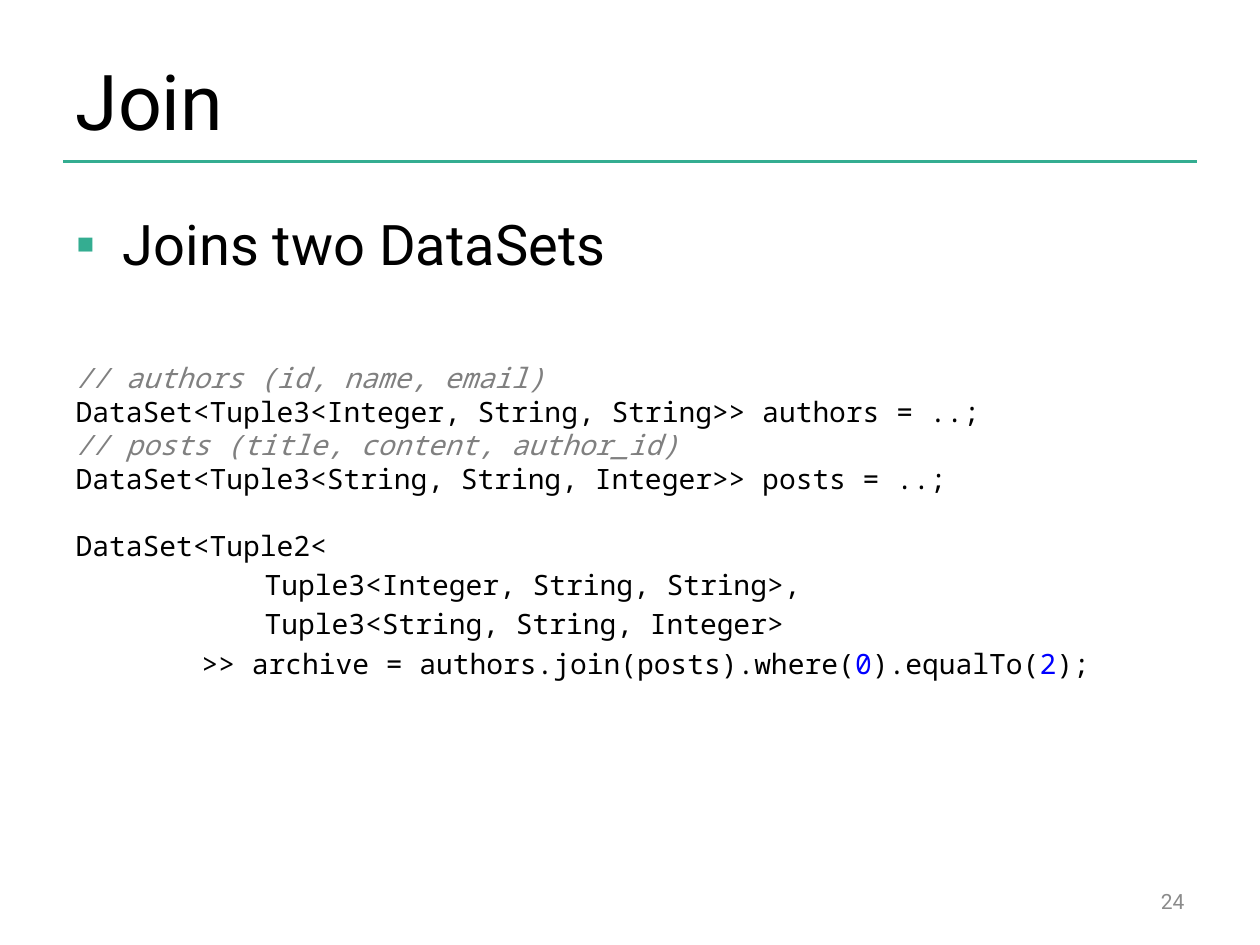
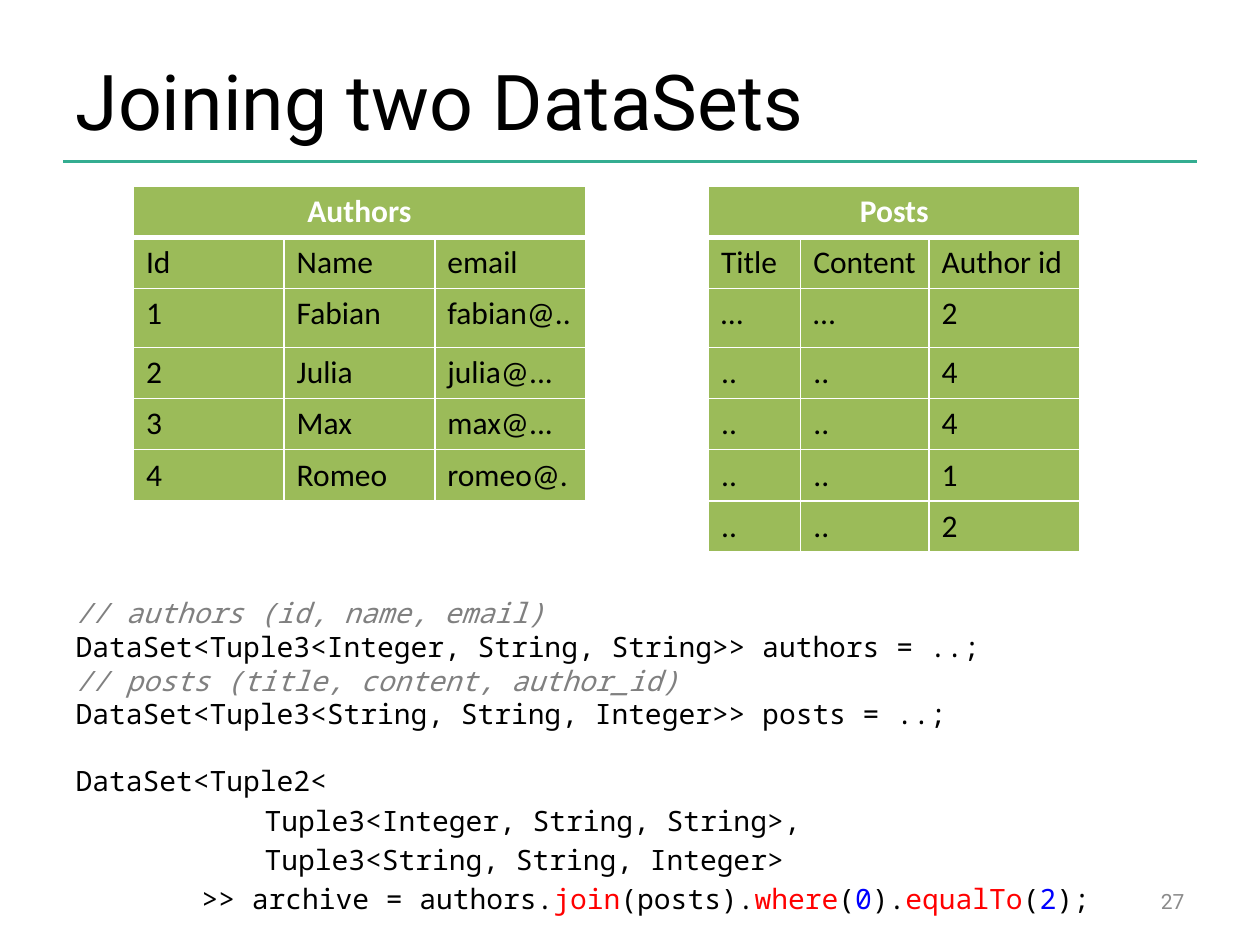
Before and after one commit to dataArtisans/flink-training-web, a slide deck: slide 27 of slides/flink_batch_basics.pptx (slide 24 before the commit). Drawn at 1260x945 pixels with LibreOffice and Linux fonts; fonts in the diff are those of the drawing; background and template pictures are left out. Boxes give left, top, right and bottom in pixels: in the first picture for what was removed or moved away, otherwise in the second. Text is boxed around its words. In the diff, an @@ line names an element or a change of style, - is before the commit and + after.

```diff
--- a/slides/flink_batch_basics.pptx
+++ b/slides/flink_batch_basics.pptx
@@ title at bbox=[76, 74, 804, 146]: text changed @@
-Join
+Joining two DataSets
@@ table added at bbox=[134, 186, 587, 498], 6 rows, 3 columns @@
+Authors |  | 
+Id | Name | email
+1 | Fabian | fabian@..
+2 | Julia | julia@...
+3 | Max | max@...
+4 | Romeo | romeo@.
@@ table added at bbox=[708, 186, 1080, 548], 7 rows, 3 columns @@
+Posts |  | 
+Title | Content | Author id
+… | … | 2
+.. | .. | 4
+.. | .. | 4
+.. | .. | 1
+.. | .. | 2
@@ text at bbox=[123, 224, 605, 266]: paragraph removed @@
-▪ Joins two DataSets
@@ text at bbox=[252, 887, 1090, 916]: text colour #000000 to #FF0000 in "authors.join(posts).where(0).equalTo(2);" @@
@@ page number at bbox=[1161, 894, 1185, 909]: text changed @@
-24
+27
```
Also in this commit, not shown: 12 other slides changed, 8 slides added, 5 slides removed.
